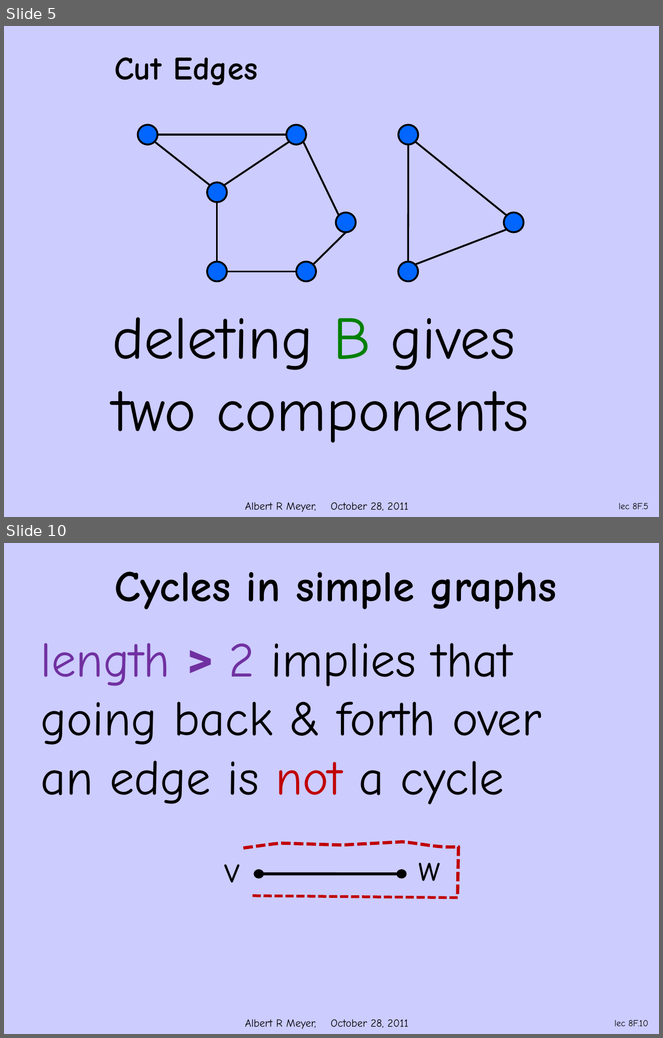
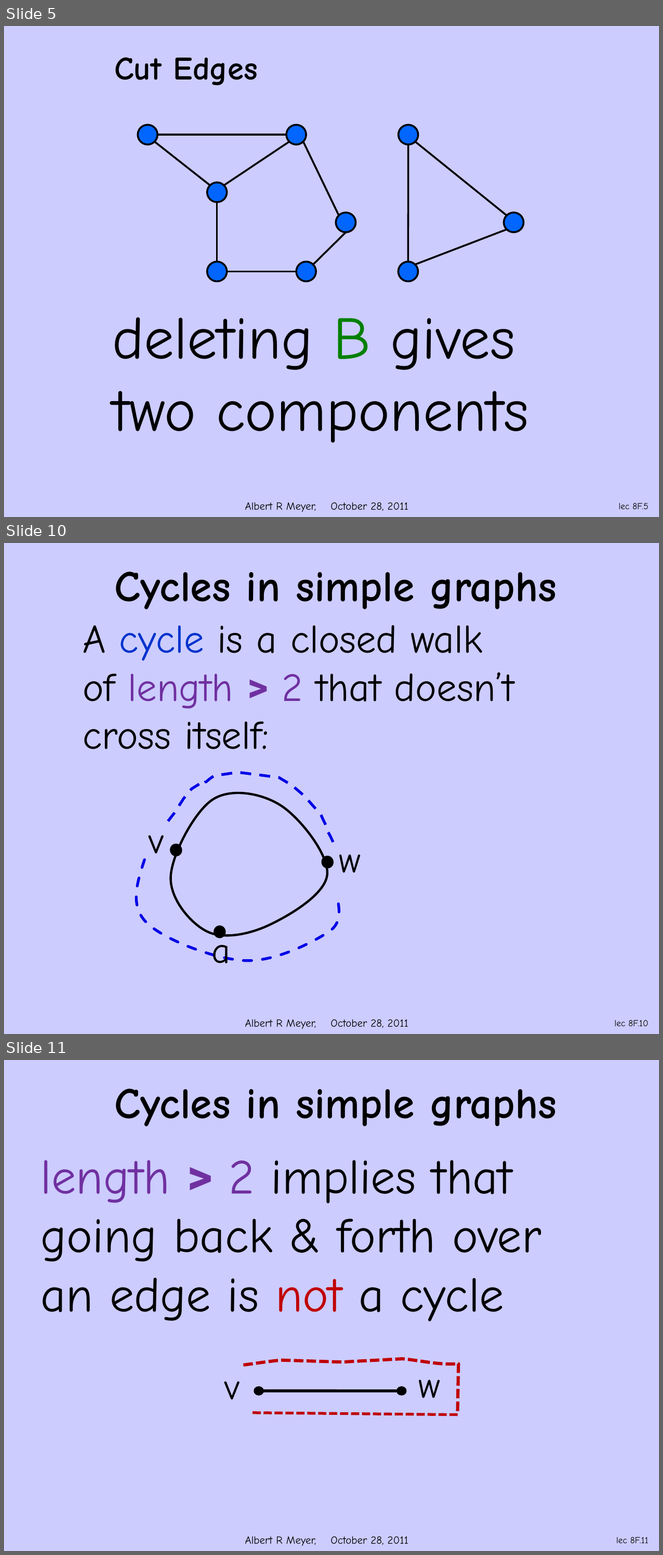
Before and after one commit to armeyer/mcs_web, a slide deck: fall11/slidesF11/slides9m.pptx. Shown one above the other, each under a label of ours: slides 5 and 10 before the commit, slides 5, 10 and 11 after it; the slides between them are not shown. The pictures are 663x1038 and 663x1555 pixels, drawn with LibreOffice and Linux fonts; fonts in the diff are those of the drawing; background and template pictures are left out. Boxes give left, top, right and bottom in pixels: in the first picture for what was removed or moved away, otherwise in the second. Text is boxed around its words. In the diff, an @@ line names an element or a change of style, - is before the commit and + after.

```diff
--- a/fall11/slidesF11/slides9m.pptx
+++ b/fall11/slidesF11/slides9m.pptx
@@ slide 10 added at (4,543,659,1034), background #CCCCFF; not listed: 1 template element that a slide beside it also shows @@
@@ title added at (114,572,557,610), 48 pt, text #000000, bold @@
+Cycles in simple graphs
@@ text added at (83,625,515,749), 44 pt, text #000000 @@
+A cycle is a closed walk
+of length > 2 that doesn’t
+cross itself:
@@ freeform shape added at (168,772,333,843), outline #0000E6 3 pt dashed @@
@@ freeform shape added at (130,860,345,962), outline #0000E6 3 pt dashed @@
@@ group added at (148,770,361,964): 3 texts, 3 ellipses, 1 freeform shape @@
+v
+w
+a
@@ page number added at (614,1020,649,1027), 10 pt, text #000000 @@
+lec 8F.10
@@ what was slide 10 is now slide 11 @@
@@ page number at (617,1537,649,1544): text changed @@
-lec 8F.10
+lec 8F.11
```
Also in this commit, not shown: 1 slide changed, 1 other slide added.
